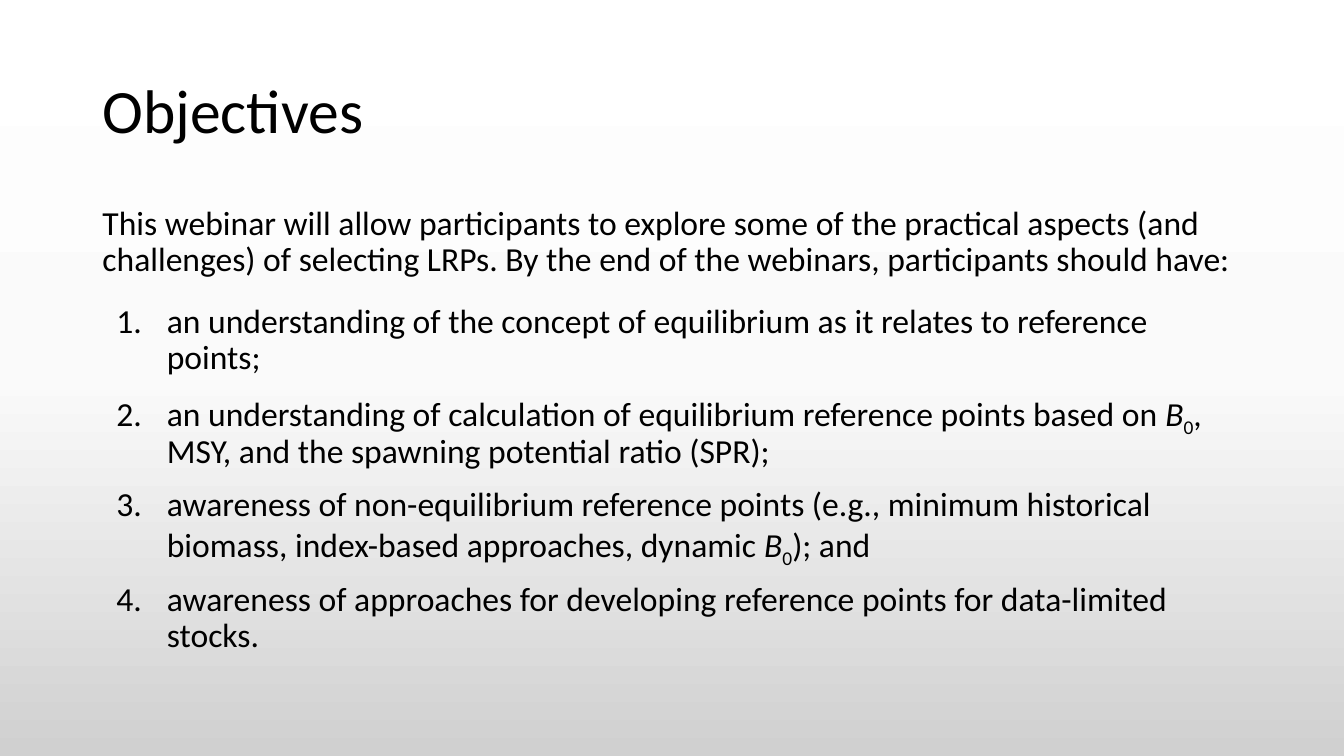
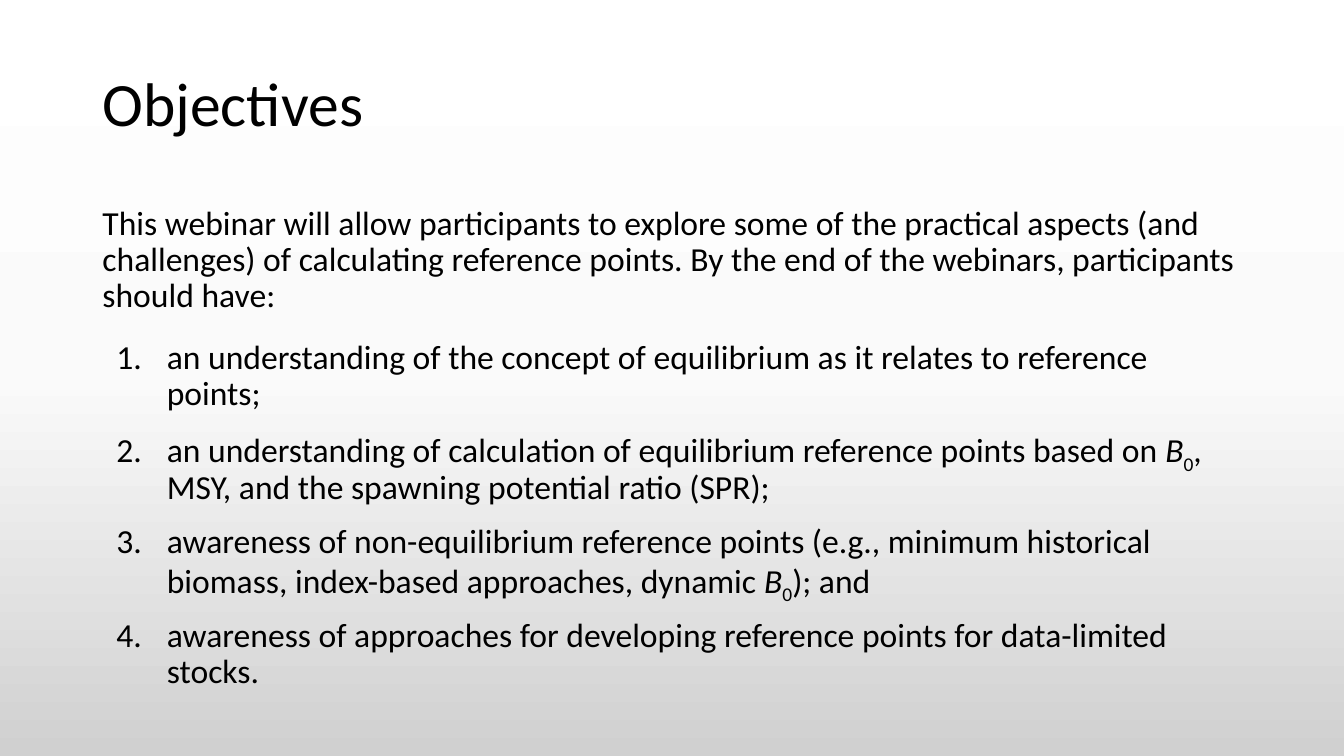
Before and after one commit to TESA-workshops/Ref-Pt-101, a slide deck: slide 3 of RefPt101_draft.pptx (slide 2 before the commit). Drawn at 1344x756 pixels with LibreOffice and Linux fonts; fonts in the diff are those of the drawing. Boxes give left, top, right and bottom in pixels: in the first picture for what was removed or moved away, otherwise in the second. Text is boxed around its words. In the diff, an @@ line names an element or a change of style, - is before the commit and + after.

```diff
--- a/RefPt101_draft.pptx
+++ b/RefPt101_draft.pptx
@@ title "Objectives": place and size @@
-title "Objectives" at [102,90,363,144]
+title "Objectives" at [102,83,363,137]
@@ text at [102,210,1233,308]: text changed @@
-This webinar will allow participants to explore some of the practical aspects (and challenges) of selecting LRPs. By the end of the webinars, participants should have:
+This webinar will allow participants to explore some of the practical aspects (and challenges) of calculating reference points. By the end of the webinars, participants should have:
```
Also in this commit, not shown: 1 other slide changed, 1 slide added, 1 other file.
